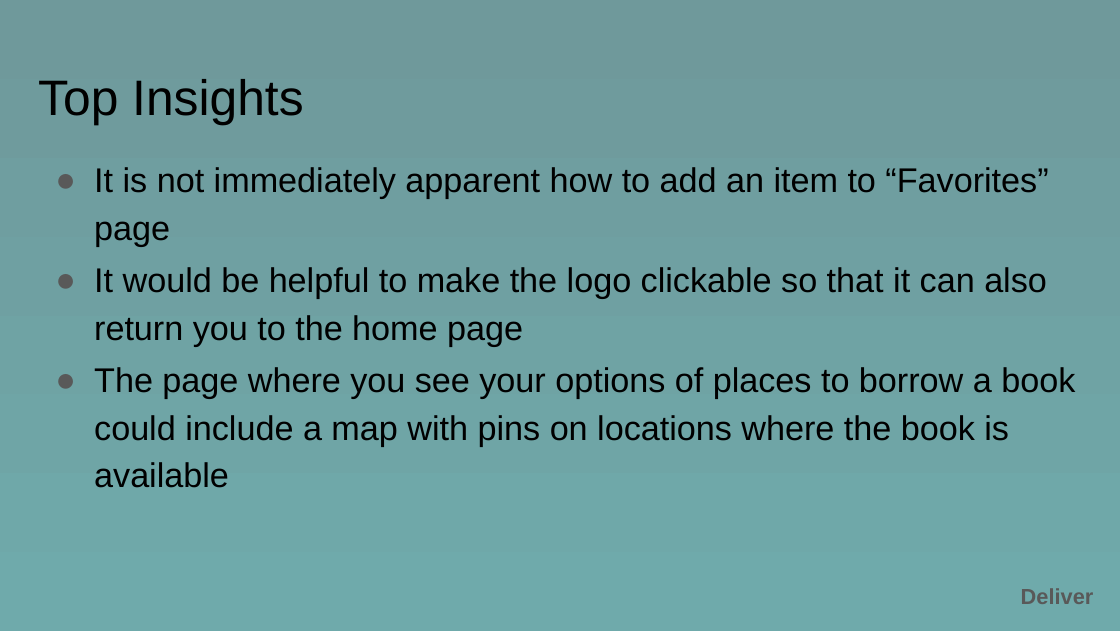
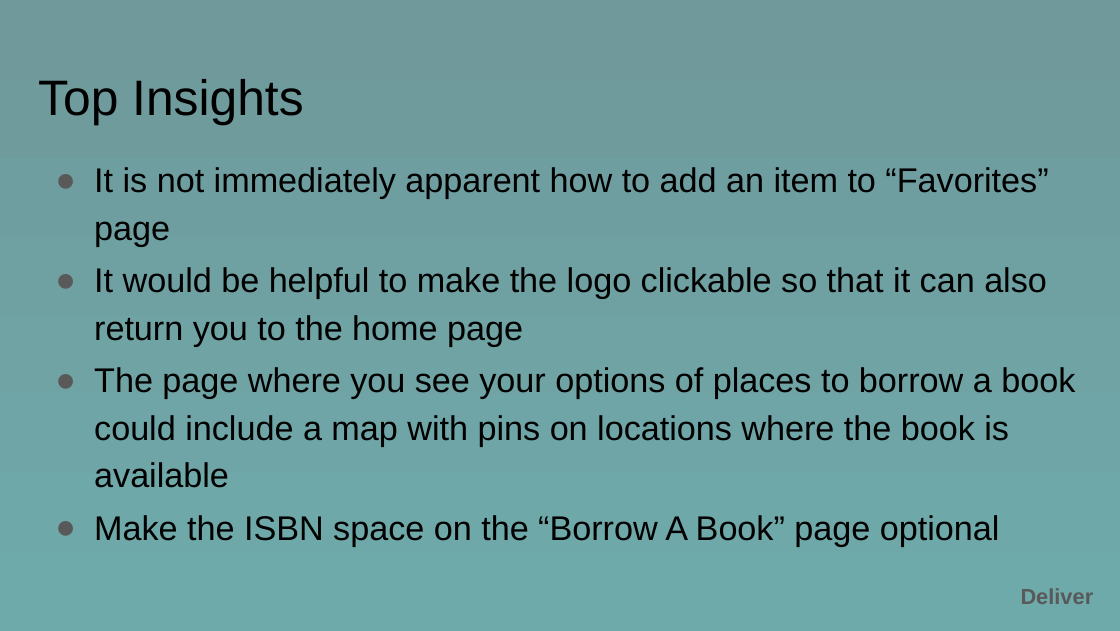
Before and after one commit to hlarkins/Book-Bay, a slide deck: slide 24 of BookBay.pptx (slide 21 before the commit). Drawn at 1120x631 pixels with LibreOffice and Linux fonts; fonts in the diff are those of the drawing. Boxes give left, top, right and bottom in pixels: in the first picture for what was removed or moved away, otherwise in the second. Text is boxed around its words. In the diff, an @@ line names an element or a change of style, - is before the commit and + after.

Commit message:
Add files via upload
UX2 Project - Book Bay - Final Draft

```diff
--- a/BookBay.pptx
+++ b/BookBay.pptx
@@ text at <box>94,515,1000,546</box>: paragraph added @@
+● Make the ISBN space on the “Borrow A Book” page optional
```
Also in this commit, not shown: 5 other slides changed, 5 slides added, 1 slide removed.
